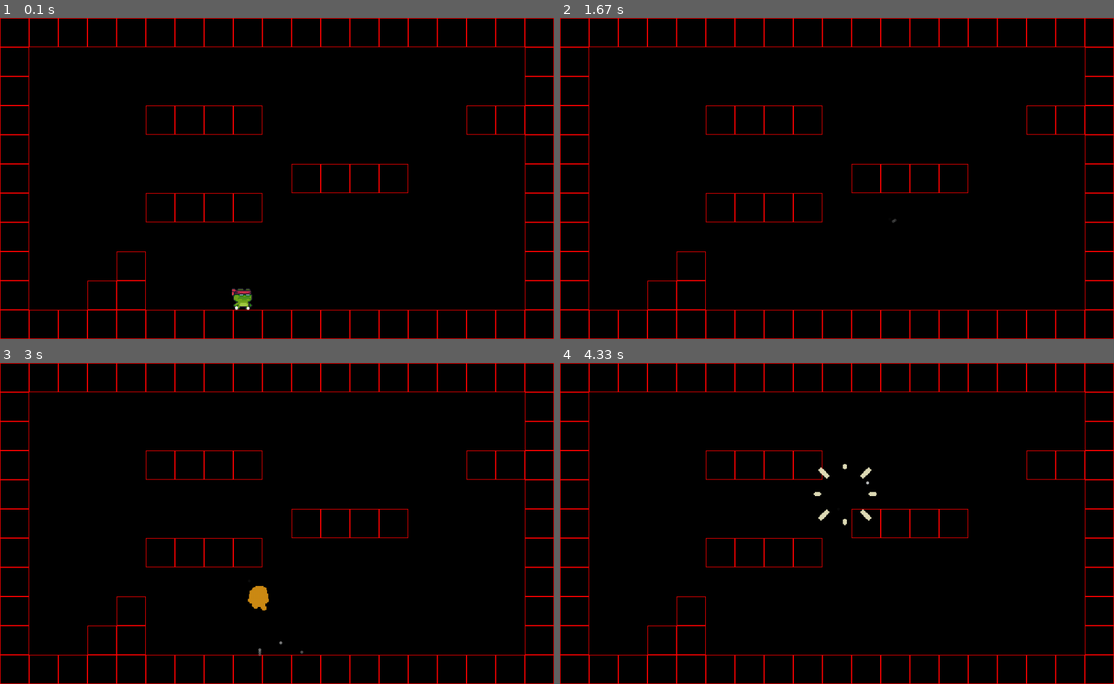
Above: before the commit, frames 1-4 (two rows, left to right).
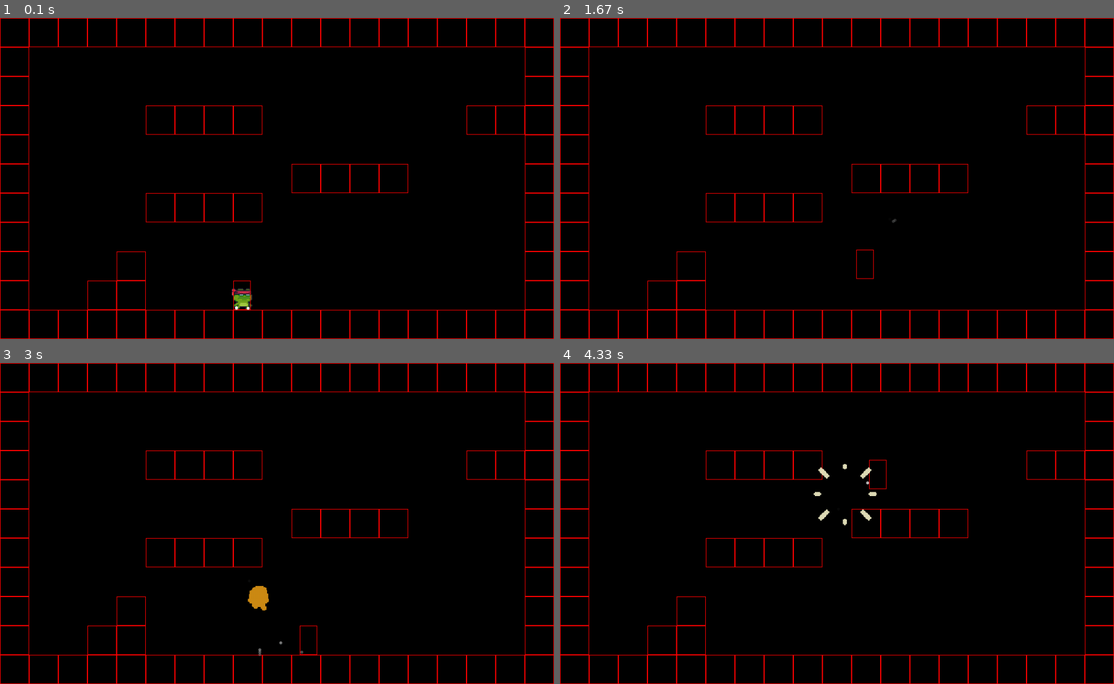
Above: after the commit, the same moments.

Repository: Itzudii/pygame-game-2d
Game: pygame game, started from main.py
Two runs of this game, one before a commit and one after it. Both use one fixed random seed, a clock stepped at 60 frames per second and the inputs below.
Inputs:
- Up to frame 1 (0.1 s): no input
- Up to frame 2 (1.67 s): hold Right 0.33-0.8 s; hold Right 0.83-1.3 s; tap Space at 0.9, 1.2, 1.4 s; tap A at 0.98 s; hold Left from 1.33 s (still down)
- Up to frame 3 (3 s): tap Space at 1.7, 1.97, 2.27, 2.4, 2.7 s; release Left at 1.87 s; hold Left 1.9-2.3 s; hold Right 2.33-2.97 s; tap A at 2.48 s
- Up to frame 4 (4.33 s): tap Q at 3 s; hold Left 3.33-3.8 s; tap Space at 3.4, 3.7, 3.9, 4.2 s; hold Right 3.83-4.3 s; tap A at 3.98 s

The runs differ from the first frame. In frame 1, less than 0.1% of the frame differs, in the area x 42-46%, y 81-91%; in frame 2, less than 0.1%, in the area x 53-57%, y 72-82%; in frame 3, less than 0.1%; in frame 4, less than 0.1%.

Commit message:
add animation class

Diff:
--- a/animation.py
+++ b/animation.py
@@ -1,24 +1,36 @@
 class Animation:
-    def __init__(self, frames, dt=1, loop=True):
+
+    def __init__(self,frames,direction=1):
         self.frames = frames
-        self.loop = loop
+        self.direction = direction
+
+        self.state = 'idle'
+
+        self.current = self.frames[self.state]
+
+        self.animation_speed = .3
         self.idx = 0
-        self.dt = dt
-        self.timer = 0
+        self.idx_f = 0
+        self.isfinished = False
+
+
+    def set_state(self,state):
+        if self.state != state:
+            self.state = state
+            self.idx = 0
+            self.idx_f = 0
+            self.current = self.frames[self.state]
 
     def update(self):
-        self.timer += self.dt
-        self.idx = round(self.timer)
+        self.idx_f += self.animation_speed
+        self.idx = int(self.idx_f)
 
-        if self.idx >= len(self.frames):
-            if self.loop:
-                self.idx = 0
-                self.timer = 0
-            else:
-                self.idx = len(self.frames) - 1
-
-    def end(self):
-        self.loop = False
+        if self.idx >= len(self.current[self.direction]):
+            self.idx = 0
+            self.idx_f = 0
+            self.isfinished = True
+        else:
+            self.isfinished = False
 
     @property
     def index(self):
@@ -26,8 +38,8 @@
 
     @property
     def image(self):
-        return self.frames[self.idx]
+        return self.current[self.direction][self.idx]
 
     @property
     def finished(self):
-        return not self.loop and self.idx == len(self.frames) - 1
+        return self.isfinished
--- /dev/null
+++ b/items/flag.py
@@ -0,0 +1,31 @@
+import pygame
+from utils.dependency import get_frames
+from animation import Animation
+
+class Flag(pygame.sprite.Sprite):
+    frames = None
+
+    @classmethod
+    def load_assets(cls):
+        if cls.frames == None:
+            cls.frames = dict()
+            cls.frames['idle'] = get_frames(r'assets\Items\Checkpoints\Start\Start (Idle).png',1)
+            cls.frames['move'] = get_frames(r'assets\Items\Checkpoints\Start\Start (Moving).png',17)
+
+    def __init__(self,bottomleft,direction=1):
+        super().__init__()
+        Flag.load_assets()
+
+        self.bottomleft = bottomleft
+        self.ani = Animation(Flag.frames,direction)
+        self.rect = self.ani.image.get_rect()
+        self.ishit = False
+
+    def update(self):
+        if self.ani.isfinished and self.ishit:
+            self.ani.set_state('idle')
+            self.ishit = False
+        self.ani.update()
+
+    def hit(self):
+        self.ishit = True
--- a/level.py
+++ b/level.py
@@ -16,6 +16,10 @@
             for col,tile in enumerate(lst):
                 if tile == '#':
                     self.landblocks.append(pygame.Rect(col*Level.tilesize,row*Level.tilesize,Level.tilesize,Level.tilesize))
+                elif tile == 'P':
+                    self.player = Player(col*Level.tilesize,row*Level.tilesize)
+                    self.objects.add(self.player)
+                    print(col*Level.tilesize,row*Level.tilesize)
                 elif tile == 'P':
                     self.player = Player(col*Level.tilesize,row*Level.tilesize)
                     self.objects.add(self.player)
--- a/maps.py
+++ b/maps.py
@@ -8,6 +8,6 @@
     '#    ####         #',
     '#                 #',
     '#   #             #',
-    '#  ##   P         #',
+    '#  ##   P   S     #',
     '###################'
 ]
--- a/player/model.py
+++ b/player/model.py
@@ -5,6 +5,7 @@
 from player.effect import Appear,Disappear
 from player.partical import DustF,DustH,DustJ,DustV
 import random
+from animation import Animation
 
 class State(Enum):
     IDLE = "idle"
@@ -18,41 +19,30 @@
 
 class Player(pygame.sprite.Sprite):
     frames = None
-    scale_value = (TILESIZE,TILESIZE)
-    appear = (TILESIZE*3,TILESIZE*3)
-
 
     @classmethod
     def load_assets(cls):
         if cls.frames == None:
 
             cls.frames = dict()
-            cls.frames['idle'] = get_frames(r'assets\Main Characters\Ninja Frog\Idle (32x32).png',11,scale_factor=cls.scale_value)
-            cls.frames['run'] = get_frames(r'assets\Main Characters\Ninja Frog\Run (32x32).png',12,scale_factor=cls.scale_value)
-            cls.frames['wallJUMP'] = get_frames(r'assets\Main Characters\Ninja Frog\Wall Jump (32x32).png',5,scale_factor=cls.scale_value)
-            cls.frames['jump'] = get_frames(r'assets\Main Characters\Ninja Frog\Jump (32x32).png',1,scale_factor=cls.scale_value)
-            cls.frames['hurt'] = get_frames(r'assets\Main Characters\Ninja Frog\Hit (32x32).png',7,scale_factor=cls.scale_value)
-            cls.frames['fall'] = get_frames(r'assets\Main Characters\Ninja Frog\Fall (32x32).png',1,scale_factor=cls.scale_value)
-            cls.frames['djump'] = get_frames(r'assets\Main Characters\Ninja Frog\Double Jump (32x32).png',6,scale_factor=cls.scale_value)
-            cls.frames['appear'] = get_frames(r'assets\Main Characters\Ninja Frog\Double Jump (32x32).png',6,scale_factor=cls.scale_value)
-            cls.frames['desappear'] = get_frames(r'assets\Main Characters\Ninja Frog\Double Jump (32x32).png',6,scale_factor=cls.scale_value)
+            cls.frames['idle'] = get_frames(r'assets\Main Characters\Ninja Frog\Idle (32x32).png',11)
+            cls.frames['run'] = get_frames(r'assets\Main Characters\Ninja Frog\Run (32x32).png',12)
+            cls.frames['wallJUMP'] = get_frames(r'assets\Main Characters\Ninja Frog\Wall Jump (32x32).png',5)
+            cls.frames['jump'] = get_frames(r'assets\Main Characters\Ninja Frog\Jump (32x32).png',1)
+            cls.frames['hurt'] = get_frames(r'assets\Main Characters\Ninja Frog\Hit (32x32).png',7)
+            cls.frames['fall'] = get_frames(r'assets\Main Characters\Ninja Frog\Fall (32x32).png',1)
+            cls.frames['djump'] = get_frames(r'assets\Main Characters\Ninja Frog\Double Jump (32x32).png',6)
+            cls.frames['appear'] = get_frames(r'assets\Main Characters\Ninja Frog\Double Jump (32x32).png',6)
+            cls.frames['desappear'] = get_frames(r'assets\Main Characters\Ninja Frog\Double Jump (32x32).png',6)
 
     def __init__(self,x,y):
         super().__init__()
         Player.load_assets()
-        self.state = State.IDLE.value
-
-        self.current = Player.frames[self.state]
-
-        # animation
-        self.animation_speed = .3
-        self.idx = 0
-        self.idx_f = 0
-        self.isfinished = False
 
         self.direction = 1 # (-1,left)  (1,right)
-
-        self.rect:pygame.Rect = self.current[1][0].get_rect()
+        self.animation = Animation(Player.frames)
+
+        self.rect:pygame.Rect = self.animation.image.get_rect()
         self.offset_x = TILESIZE//5
         self.rect.topleft = (x,y)
         self.rect.w -= self.offset_x*2
@@ -80,22 +70,10 @@
         self.effects = pygame.sprite.Group()
         self.particals = pygame.sprite.Group()
 
-
-    def animation_loop(self):
-        self.idx_f += self.animation_speed
-        self.idx = int(self.idx_f)
-
-        if self.idx >= len(self.current[self.direction]):
-            self.idx = 0
-            self.idx_f = 0
-            self.isfinished = True
-        else:
-            self.isfinished = False
-
     def draw(self,screen,camera):
         if self.isvisible and len(self.effects) == 0:
-            screen.blit(self.current[self.direction][self.idx],(self.rect.x-self.offset_x,self.rect.y))
-        # pygame.draw.rect(screen,(255,0,0),self.rect,1)
+            screen.blit(self.animation.image,(self.rect.x-self.offset_x,self.rect.y))
+        pygame.draw.rect(screen,(255,0,0),self.rect,1)
 
         for partical in self.particals:
             partical.draw(screen)
@@ -103,36 +81,29 @@
         for effect in self.effects:
             effect.draw(screen)
 
-    def set_state(self,state):
-        # print(state.value)
-        if self.state != state.value:
-            self.state = state.value
-            self.idx = 0
-            self.idx_f = 0
-            self.current = Player.frames[self.state]
 
     def update_state(self):
         if self.is_hit:
-            self.set_state(State.HURT)
-            if self.isfinished:
+            self.animation.set_state(State.HURT.value)
+            if self.animation.isfinished:
                 self.is_hit = False
         elif self.isdoublej:
-            self.set_state(State.DJUMP)
-            if self.isfinished:
+            self.animation.set_state(State.DJUMP.value)
+            if self.animation.isfinished:
                 self.isdoublej = False
         elif self.isjumped:
-            self.set_state(State.JUMP)
+            self.animation.set_state(State.JUMP.value)
         elif self.isfall:
             if self.iscollide_left or self.iscollide_right:
-                self.set_state(State.WALLJUMP)
+                self.animation.set_state(State.WALLJUMP.value)
                 self.vel_y = 1
                 self.doublejumpuse = False
             else:
-                self.set_state(State.FALL)
+                self.animation.set_state(State.FALL.value)
         elif not self.move:
-            self.set_state(State.IDLE)
+            self.animation.set_state(State.IDLE.value)
         else:
-            self.set_state(State.RUN)
+            self.animation.set_state(State.RUN.value)
 
     def movement_y(self):
         self.vel_y += self.gravity
@@ -159,10 +130,6 @@
                 self.vel_y = 0
         if self.isfall:
             self.hitground = False
-            # self.particals.add(DustJ(self.rect.centerx,self.rect.bottom,random.randint(20,40),50))
-
-
-
 
     def movement_x(self):
         self.rect.x += self.speed_dt
@@ -194,7 +161,8 @@
 
 
     def update(self,level):
-        self.animation_loop()
+        self.animation.direction = self.direction
+        self.animation.update()
 
         self.movement_y() #y-axis movement
         self.collision_check_y_axis(level) #y-axis collision
